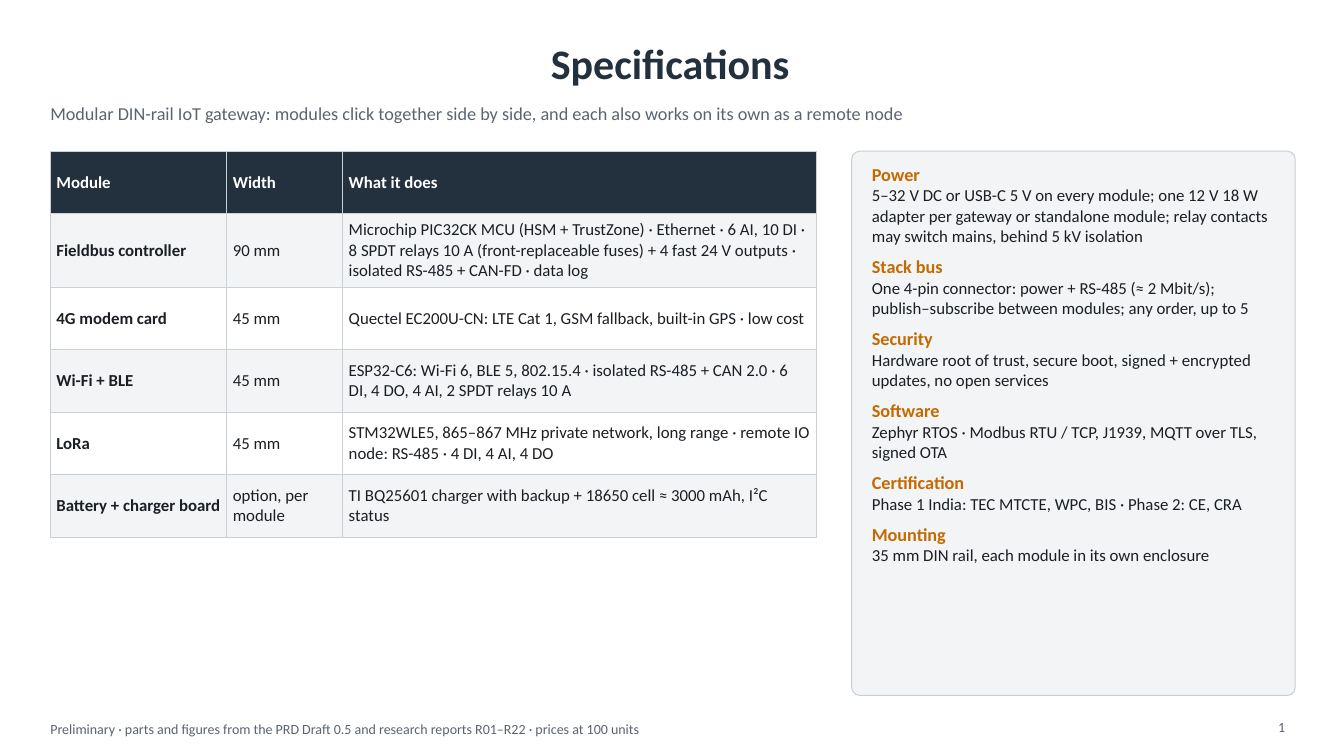
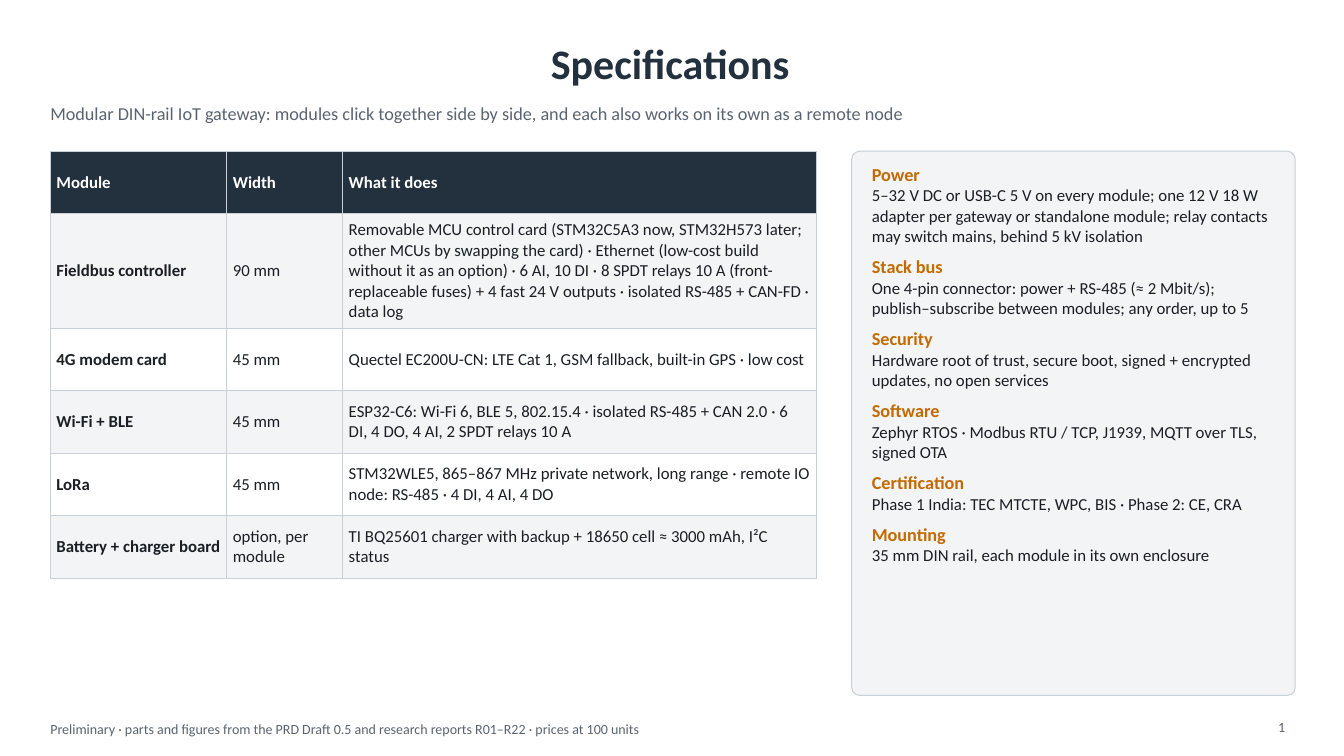
Before and after one commit to Sourcerrer/Universal-Controller_Hardware, a slide deck: slide 1 of docs/arch/UC_Overview.pptx. Drawn at 1344x756 pixels with LibreOffice and Linux fonts; fonts in the diff are those of the drawing. Boxes give left, top, right and bottom in pixels: in the first picture for what was removed or moved away, otherwise in the second. Text is boxed around its words. In the diff, an @@ line names an element or a change of style, - is before the commit and + after.

```diff
--- a/docs/arch/UC_Overview.pptx
+++ b/docs/arch/UC_Overview.pptx
@@ table at (50, 151, 817, 566) @@
-row 2, column 3: Microchip PIC32CK MCU (HSM + TrustZone) · Ethernet · 6 AI, 10 DI · 8 SPDT relays 10 A (front-replaceable fuses) + 4 fast 24 V outputs · isolated RS-485 + CAN-FD · data log
+row 2, column 3: Removable MCU control card (STM32C5A3 now, STM32H573 later; other MCUs by swapping the card) · Ethernet (low-cost build without it as an option) · 6 AI, 10 DI · 8 SPDT relays 10 A (front-replaceable fuses) + 4 fast 24 V outputs · isolated RS-485 + CAN-FD · data log
```
Also in this commit, not shown: 1 other slide changed, 18 other files.
